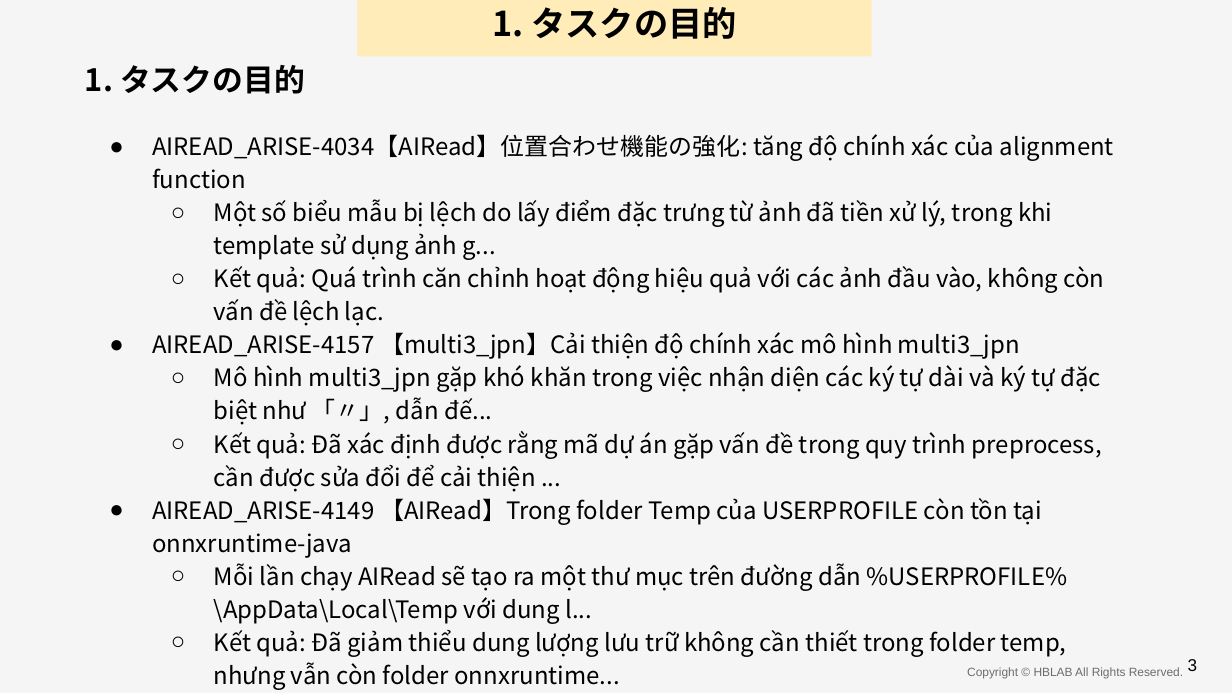
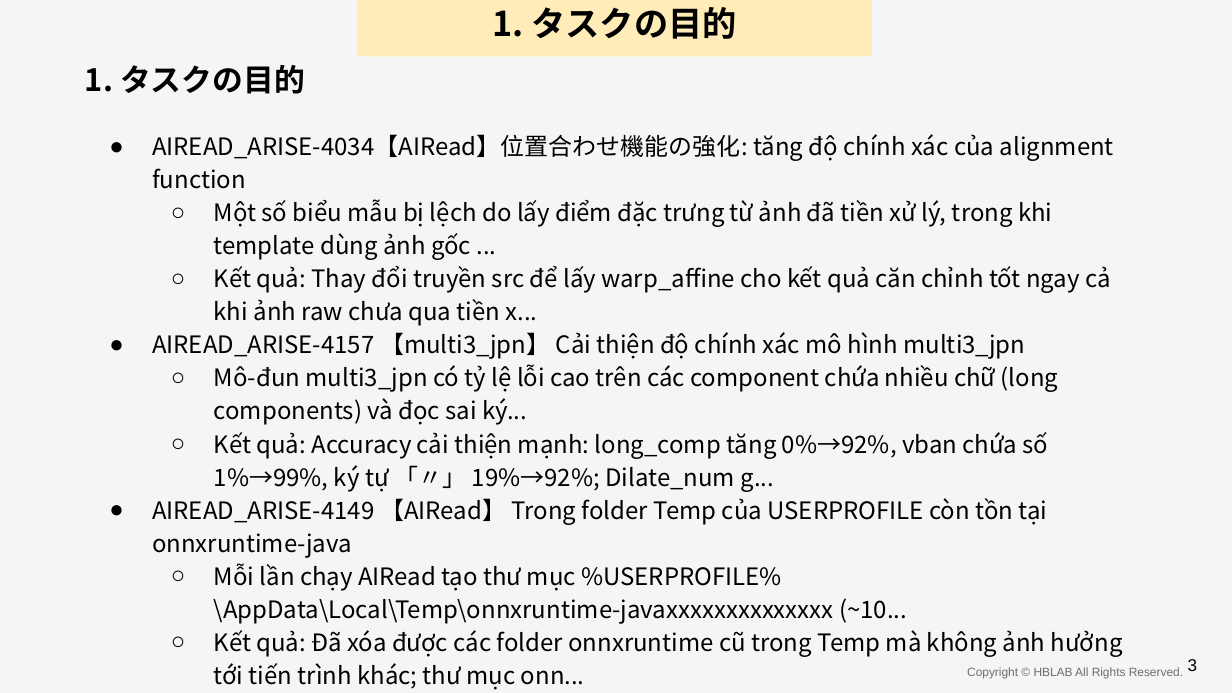
Before and after one commit to anhnvVNU/slide_maker, a slide deck: slide 4 of output/final_presentation.pptx. Drawn at 1232x693 pixels with LibreOffice and Linux fonts; fonts in the diff are those of the drawing; background and template pictures are left out. Boxes give left, top, right and bottom in pixels: in the first picture for what was removed or moved away, otherwise in the second. Text is boxed around its words. In the diff, an @@ line names an element or a change of style, - is before the commit and + after.

```diff
--- a/output/final_presentation.pptx
+++ b/output/final_presentation.pptx
@@ text at <box>152,199,1123,657</box>: text changed @@
-  ○ Một số biểu mẫu bị lệch do lấy điểm đặc trưng từ ảnh đã tiền xử lý, trong khi template sử dụng ảnh g...
-  ○ Kết quả: Quá trình căn chỉnh hoạt động hiệu quả với các ảnh đầu vào, không còn vấn đề lệch lạc.
-● AIREAD_ARISE-4157 【multi3_jpn】Cải thiện độ chính xác mô hình multi3_jpn
-  ○ Mô hình multi3_jpn gặp khó khăn trong việc nhận diện các ký tự dài và ký tự đặc biệt như 「〃」, dẫn đế...
-  ○ Kết quả: Đã xác định được rằng mã dự án gặp vấn đề trong quy trình preprocess, cần được sửa đổi để cải thiện ...
-● AIREAD_ARISE-4149 【AIRead】Trong folder Temp của USERPROFILE còn tồn tại onnxruntime-java
-  ○ Mỗi lần chạy AIRead sẽ tạo ra một thư mục trên đường dẫn %USERPROFILE%\AppData\Local\Temp với dung l...
-  ○ Kết quả: Đã giảm thiểu dung lượng lưu trữ không cần thiết trong folder temp, nhưng vẫn còn folder onnxruntime...
+  ○ Một số biểu mẫu bị lệch do lấy điểm đặc trưng từ ảnh đã tiền xử lý, trong khi template dùng ảnh gốc ...
+  ○ Kết quả: Thay đổi truyền src để lấy warp_affine cho kết quả căn chỉnh tốt ngay cả khi ảnh raw chưa qua tiền x...
+● AIREAD_ARISE-4157 【multi3_jpn】 Cải thiện độ chính xác mô hình multi3_jpn
+  ○ Mô-đun multi3_jpn có tỷ lệ lỗi cao trên các component chứa nhiều chữ (long components) và đọc sai ký...
+  ○ Kết quả: Accuracy cải thiện mạnh: long_comp tăng 0%→92%, vban chứa số 1%→99%, ký tự 「〃」 19%→92%; Dilate_num g...
+● AIREAD_ARISE-4149 【AIRead】 Trong folder Temp của USERPROFILE còn tồn tại onnxruntime-java
+  ○ Mỗi lần chạy AIRead tạo thư mục %USERPROFILE%\AppData\Local\Temp\onnxruntime-javaxxxxxxxxxxxxxx (~10...
+  ○ Kết quả: Đã xóa được các folder onnxruntime cũ trong Temp mà không ảnh hưởng tới tiến trình khác; thư mục onn...
```
Also in this commit, not shown: 12 other slides changed, 2 slides added, 7 slides removed, 11 other files.
